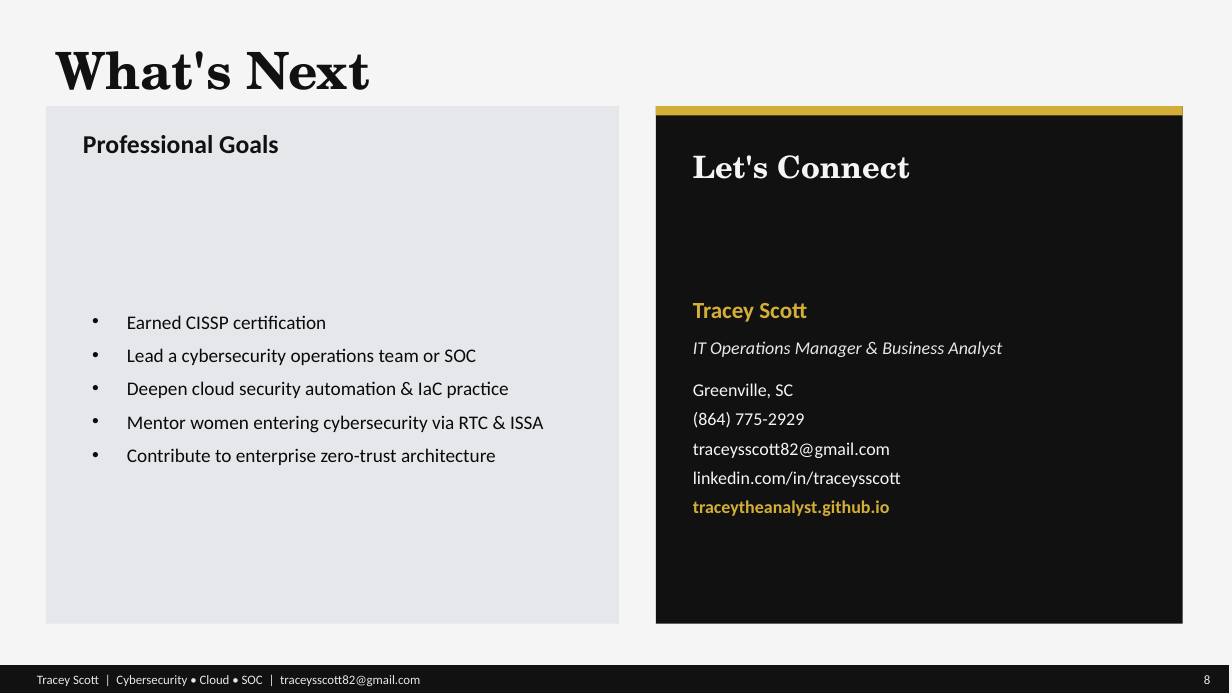
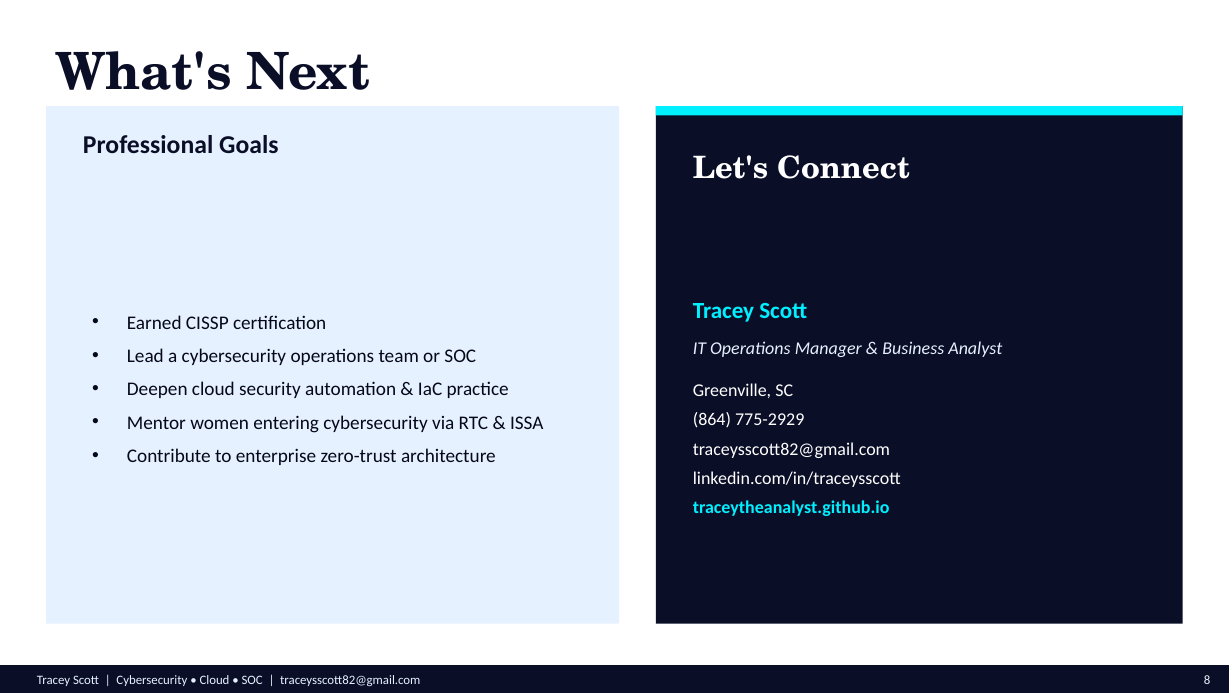
Before and after one commit to TraceyTheAnalyst/tracey-portfolio-deck, a slide deck: slide 8 of Tracey-Scott-Portfolio.pptx. Drawn at 1232x693 pixels with LibreOffice and Linux fonts; fonts in the diff are those of the drawing. Boxes give left, top, right and bottom in pixels: in the first picture for what was removed or moved away, otherwise in the second. Text is boxed around its words. In the diff, an @@ line names an element or a change of style, - is before the commit and + after.

Commit message:
Apply Cyber Neon palette

```diff
--- a/Tracey-Scott-Portfolio.pptx
+++ b/Tracey-Scott-Portfolio.pptx
@@ background #F5F5F5 to #FFFFFF @@
@@ text "What's Next" at bbox=[55, 51, 371, 90]: text colour #111111 to #0A0E27 @@
@@ rectangle at bbox=[46, 106, 619, 624]: fill #E5E7EB to #E6F1FF @@
@@ rectangle at bbox=[656, 106, 1183, 624]: fill #111111 to #0A0E27 @@
@@ rectangle at bbox=[656, 106, 1183, 116]: fill #D4AF37 to #00F0FF @@
@@ text "Professional Goals" at bbox=[83, 135, 278, 153]: text colour #111111 to #0A0E27 @@
@@ text "Let's Connect" at bbox=[693, 155, 910, 179]: text colour #F5F5F5 to #FFFFFF @@
@@ text "Earned CISSP certification" at bbox=[127, 315, 544, 465]: text colour #0A0A0A to #050816 @@
@@ text "Tracey Scott" at bbox=[693, 303, 1002, 516]: text colour #D4AF37 to #00F0FF in "Tracey Scott", "traceytheanalyst.github.io"; text colour #E5E7EB to #E6F1FF in "IT Operations Manager & Business Analyst"; text colour #F5F5F5 to #FFFFFF in "Greenville, SC", "(864) 775-2929", "traceysscott82@gmail.com", "linkedin.com/in/traceysscott" @@
@@ rectangle at bbox=[0, 665, 1229, 693]: fill #111111 to #0A0E27 @@
@@ text "Tracey Scott | Cybersecurity • ..." at bbox=[37, 675, 420, 686]: text colour #E5E7EB to #E6F1FF @@
@@ text "8" at bbox=[1204, 675, 1210, 684]: text colour #E5E7EB to #E6F1FF @@
```
Also in this commit, not shown: 7 other slides changed, 10 other files.
